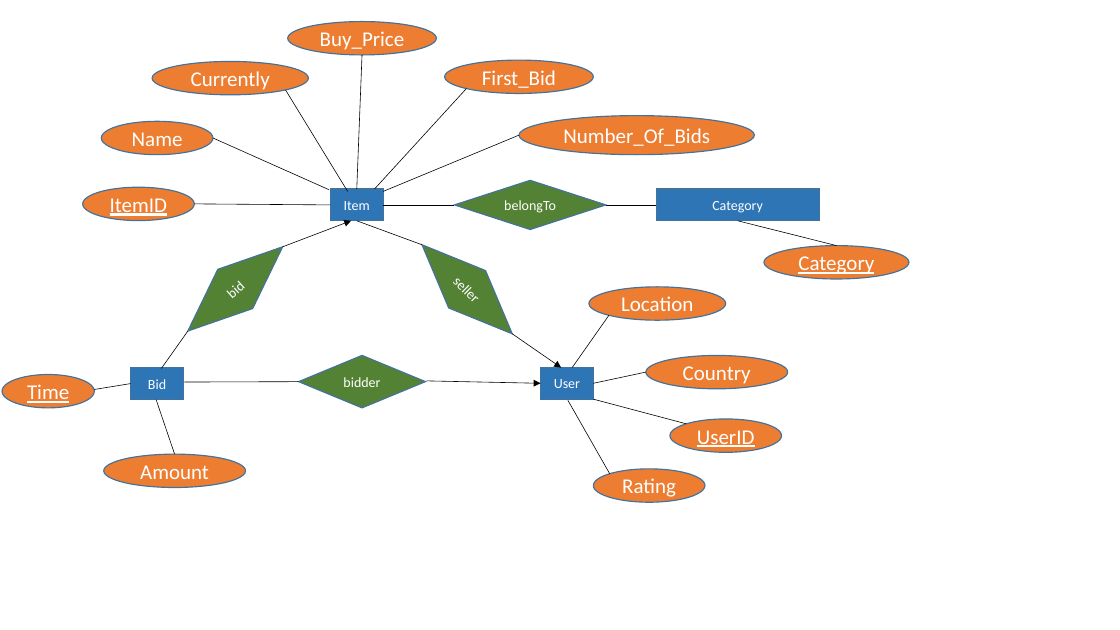
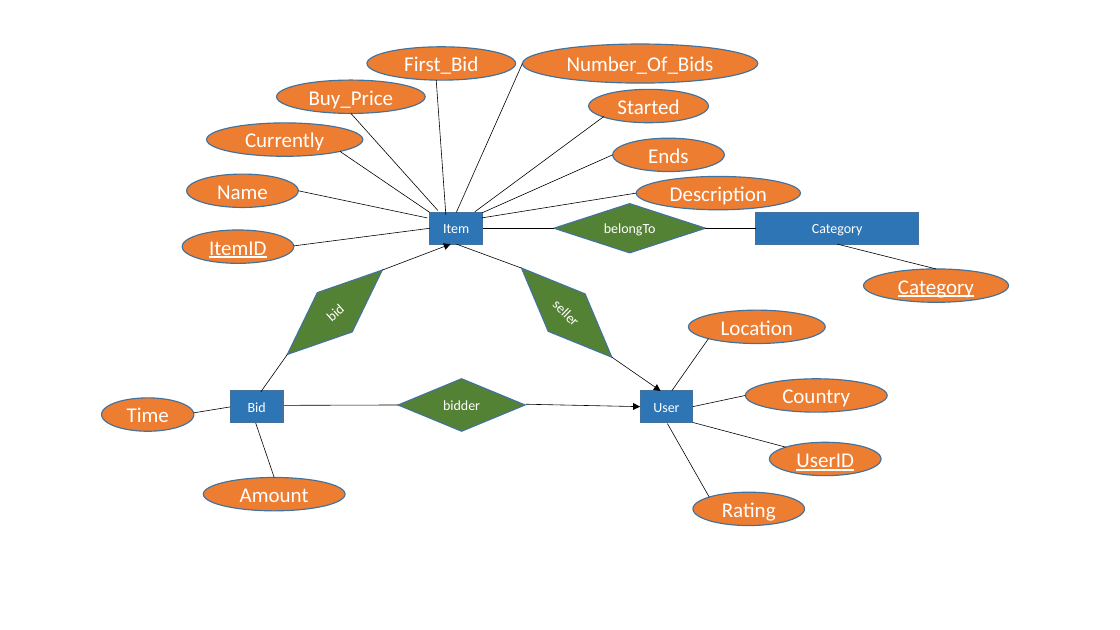
Before and after one commit to xyli28/Database-Proj, a slide deck: slide 1 of ER model.pptx. Drawn at 1120x630 pixels with LibreOffice and Linux fonts; fonts in the diff are those of the drawing. Boxes give left, top, right and bottom in pixels: in the first picture for what was removed or moved away, otherwise in the second. Text is boxed around its words. In the diff, an @@ line names an element or a change of style, - is before the commit and + after.

```diff
--- a/ER model.pptx
+++ b/ER model.pptx
@@ ellipse "First_Bid": place and size @@
-ellipse "First_Bid" at box(444, 60, 593, 94)
+ellipse "First_Bid" at box(367, 47, 516, 81)
@@ ellipse "Number_Of_Bids": place and size @@
-ellipse "Number_Of_Bids" at box(519, 116, 755, 155)
+ellipse "Number_Of_Bids" at box(523, 44, 758, 82)
@@ ellipse "Buy_Price": place and size @@
-ellipse "Buy_Price" at box(288, 22, 437, 55)
+ellipse "Buy_Price" at box(276, 80, 425, 113)
@@ line moved from (375, 189) - (466, 88) to (446, 215) - (436, 80) @@
@@ line moved from (383, 192) - (519, 135) to (456, 213) - (523, 64) @@
@@ line moved from (357, 189) - (362, 55) to (438, 211) - (351, 113) @@
@@ ellipse "Currently": place and size @@
-ellipse "Currently" at box(152, 61, 308, 95)
+ellipse "Currently" at box(207, 123, 363, 156)
@@ ellipse "Name": place and size @@
-ellipse "Name" at box(102, 121, 213, 155)
+ellipse "Name" at box(187, 174, 298, 208)
@@ line moved from (348, 192) - (286, 90) to (430, 213) - (340, 151) @@
@@ line moved from (329, 190) - (213, 138) to (428, 218) - (298, 191) @@
@@ group added at box(475, 89, 800, 218): 3 ellipses, 3 lines @@
+Started
+Ends
+Description
@@ ellipse "ItemID": place and size @@
-ellipse "ItemID" at box(82, 187, 194, 221)
+ellipse "ItemID" at box(182, 230, 294, 264)
@@ line moved from (330, 205) - (194, 204) to (430, 229) - (294, 246) @@
@@ 11 lines, 6 ellipses, 4 rectangles, 3 diamonds, 3 arrows: place and size @@
-11 lines, 6 ellipses, 4 rectangles, 3 diamonds, 3 arrows at box(2, 189, 910, 502)
+11 lines, 6 ellipses, 4 rectangles, 3 diamonds, 3 arrows at box(102, 213, 1009, 526)
@@ ellipse "Time" at box(102, 398, 194, 432): underline off @@
@@ 1 diamond, 1 ellipse, 1 line: place and size @@
-1 diamond, 1 ellipse, 1 line at box(103, 181, 610, 488)
+1 diamond, 1 ellipse, 1 line at box(203, 203, 709, 511)
```
Also in this commit, not shown: 2 other files.
